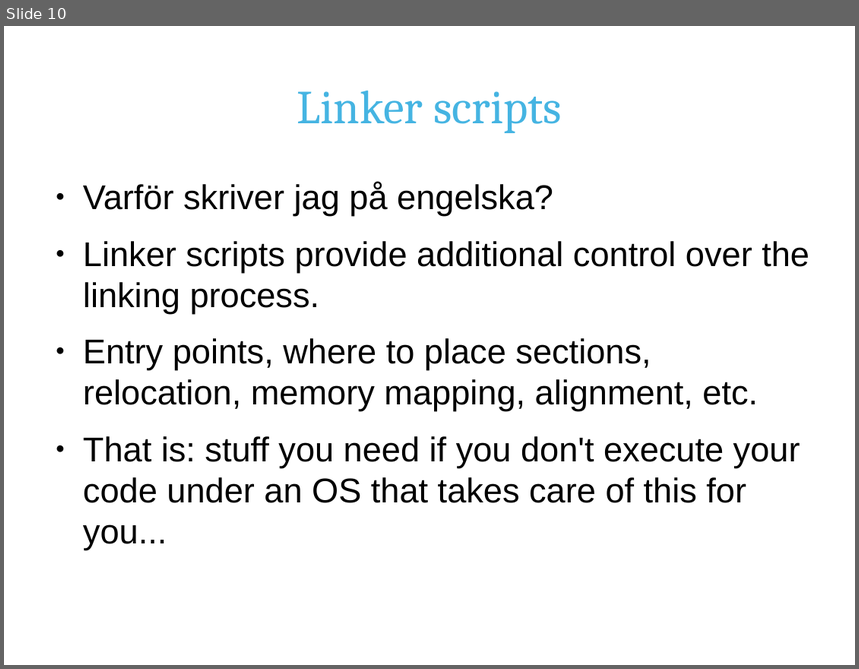
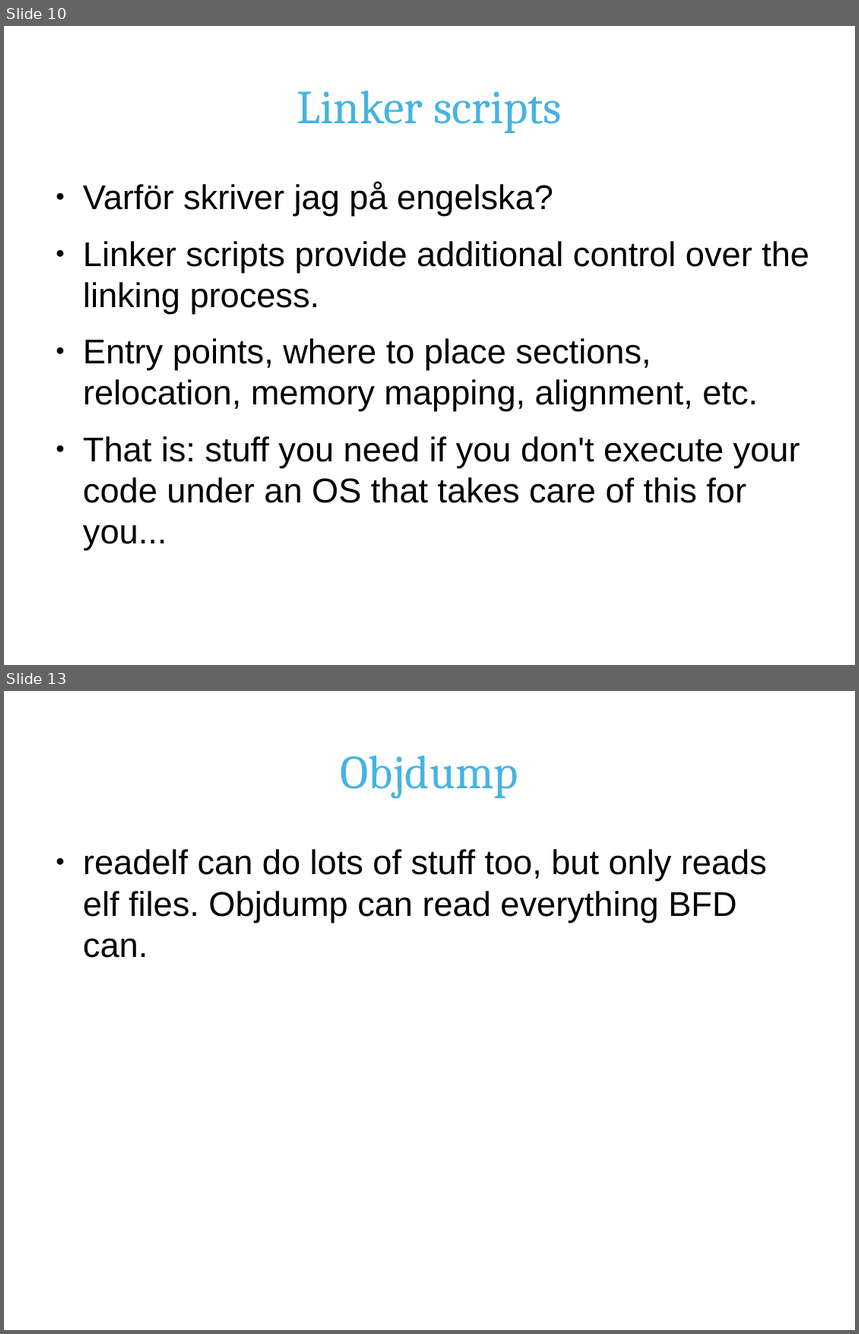
Before and after one commit to hnrkp/khelg2012-1, a slide deck: doc/pres.odp. Shown one above the other, each under a label of ours: slide 10 before the commit, slides 10 and 13 after it; the slides between them are not shown. The pictures are 859x669 and 859x1334 pixels, drawn with LibreOffice and Linux fonts; fonts in the diff are those of the drawing; background and template pictures are left out. Boxes give left, top, right and bottom in pixels: in the first picture for what was removed or moved away, otherwise in the second. Text is boxed around its words. In the diff, an @@ line names an element or a change of style, - is before the commit and + after.

```diff
--- a/doc/pres.odp
+++ b/doc/pres.odp
@@ slide 13 added at (4, 691, 855, 1330), background #FFFFFF @@
@@ title added at (341, 756, 519, 799), 44 pt, text #45B4E2 @@
+Objdump
@@ text added at (83, 849, 767, 958), 32 pt, text #000000 @@
+● readelf can do lots of stuff too, but only reads elf files. Objdump can read everything BFD can.
```
Also in this commit, not shown: 3 other slides added, 1 other file.
